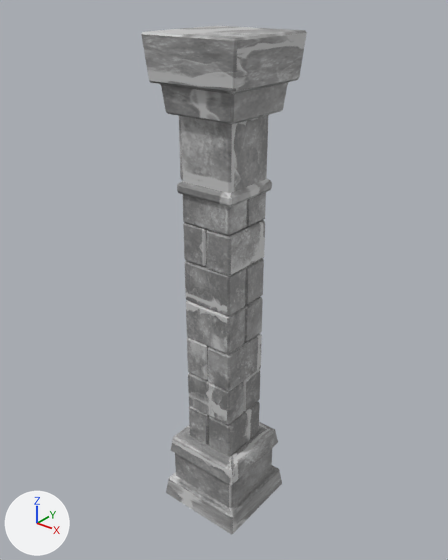
Before and after pictures for a commit that changed the FBX model Assets/Models/Architecture/SM_Church_Pillar.fbx.
The view is the same before and after, from a 50 mm lens placed at (5.59, -6.93, 8.66), pointed at (-0.03, 0.1, 4.31). Every picture has the same lights, and +X, +Y and +Z are marked at lower left. The picture after the commit comes second.

Before the edit, the objects in view are built like this:
```python
me_cube_040 = bpy.data.meshes.new('Cube.040')
me_cube_040.from_pydata(...)  # 612 vertices, 665 faces; spans x -0.73..0.86, y -0.8..0.79, z 0.0..8.04
me_cube_040.materials.append(mat_mi_wall)  # picture img_t_groundtiles_r_png
ob_sm_pillar = bpy.data.objects.new('SM_Pillar', me_cube_040)
ob_sm_pillar.location = (0.0, 0.0, 0.0)
```
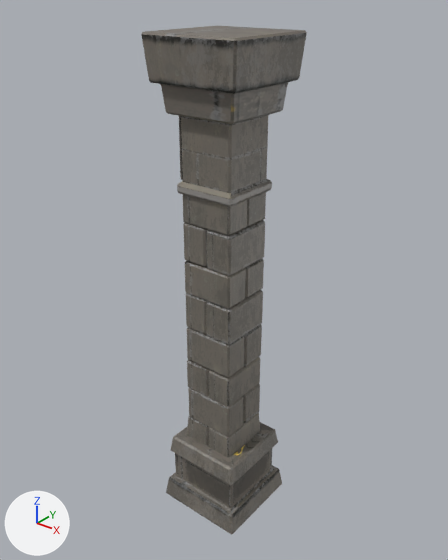
The newer file is also turned or shifted as a whole; pictures and numbers use the older file's frame.

Patch to the scene script:
```diff
--- a/Assets/Models/Architecture/SM_Church_Pillar.fbx.py
+++ b/Assets/Models/Architecture/SM_Church_Pillar.fbx.py
@@ mat_t_trim_tileable @@
+mat_t_trim_tileable = principled_material('T_Trim_Tileable')
+mat_t_trim_tileable.texture = img_t_trim_tileable_basemap_png
@@ me_cube_040 @@
-me_cube_040.from_pydata(...)  # 612 vertices, 665 faces; spans x -0.73..0.86, y -0.8..0.79, z 0.0..8.04
+me_cube_040.from_pydata(...)  # 696 vertices, 753 faces; spans x -0.73..0.86, y -0.8..0.79, z 0.0..8.04
+# me_cube_040 part 1: the loose piece of 24 vertices spanning x -0.41..0.49, y -0.45..-0.01, z 4.04..4.73 is scaled about its middle by (1, 1, 0.792), then moved by (0.0, 0.0, 0.06), in mat_t_trim_tileable (picture img_t_trim_tileable_basemap_png)
+# me_cube_040 part 2: the loose piece of 24 vertices spanning x -0.41..0.03, y -0.45..0.45, z 2.67..3.36 is scaled about its middle by (1, 1, 0.899), then moved by (0.0, 0.0, 0.85), in mat_t_trim_tileable (picture img_t_trim_tileable_basemap_png)
+# me_cube_040 part 3: the loose piece of 24 vertices spanning x 0.04..0.51, y -0.45..0.45, z 2.65..3.34 is scaled about its middle by (0.934, 1, 0.789), then moved by (0.0, 0.0, -0.38), in mat_t_trim_tileable (picture img_t_trim_tileable_basemap_png)
+# me_cube_040 part 4: the loose piece of 24 vertices spanning x -0.41..0.49, y -0.45..-0.01, z 1.97..2.66 is scaled about its middle by (1, 1.07, 0.903), then moved by (0.0, 0.46, -0.29), in mat_t_trim_tileable (picture img_t_trim_tileable_basemap_png)
+# me_cube_040 part 5: the loose piece of 24 vertices spanning x -0.41..0.49, y -0.45..-0.01, z 3.35..4.04 is scaled about its middle by (1, 1, 0.903), then moved by (0.0, 0.0, -1.66), in mat_t_trim_tileable (picture img_t_trim_tileable_basemap_png)
+# me_cube_040 part 6: the loose piece of 24 vertices spanning x -0.41..0.49, y -0.45..-0.01, z 3.35..4.04 is copied, and the copy is scaled about its middle by (1, 1, 0.903), then moved by (0.0, 0.0, -0.47), in mat_t_trim_tileable (picture img_t_trim_tileable_basemap_png); it spans x -0.41..0.49, y -0.45..-0.01, z 2.91..3.54
+# me_cube_040 part 7: the loose piece of 24 vertices spanning x -0.41..0.49, y -0.45..-0.01, z 3.35..4.04 is copied, and the copy is scaled about its middle by (-1, -1.07, 0.903), then moved by (0.0, 0.46, -0.49), in mat_t_trim_tileable (picture img_t_trim_tileable_basemap_png); it spans x -0.41..0.49, y 0.0..0.47, z 2.9..3.52
+# me_cube_040 part 8: the loose piece of 24 vertices spanning x -0.41..0.03, y -0.45..0.45, z 1.29..1.98 is rebuilt with 42 vertices and now spans x -0.46..0.05, y -0.48..0.49, z 1.2..1.74, in mat_t_trim_tileable (picture img_t_trim_tileable_basemap_png)
+# me_cube_040 part 9: a new loose piece of 42 vertices spanning x 0.06..0.53, y -0.48..0.49, z 1.2..1.74, in mat_t_trim_tileable (picture img_t_trim_tileable_basemap_png)
+# me_cube_040 part 10: a new loose piece of 24 vertices spanning x 0.02..0.51, y -0.45..0.45, z 3.53..4.16, in mat_t_trim_tileable (picture img_t_trim_tileable_basemap_png)
+# me_cube_040 part 11: a new loose piece of 24 vertices spanning x -0.42..0.05, y -0.45..0.45, z 2.34..2.9, in mat_t_trim_tileable (picture img_t_trim_tileable_basemap_png)
+# me_cube_040 part 12: the loose piece of 24 vertices spanning x -0.41..0.49, y 0.0..0.47, z 1.97..2.66 is deleted
+# me_cube_040 part 13: the loose piece of 24 vertices spanning x -0.41..0.49, y 0.0..0.47, z 3.35..4.04 is deleted
+# me_cube_040 part 14: 32 vertices moved from x -0.41..0.49, y -0.45..0.47, z 4.04..5.85 to x -0.41..0.49, y -0.45..0.47, z 4.17..5.85; 10 vertices removed from x -0.41..0.49, y -0.04..-0.01, z 5.35..5.85; 10 vertices added at x -0.41..0.49, y -0.03..0.0, z 5.35..5.85
+# me_cube_040 part 15: 2 vertices moved within x 0.48..0.51, y 0.42..0.45, z 1.3; 24 vertices removed from x 0.04..0.51, y -0.45..0.45, z 1.27..1.96
+# me_cube_040 part 16: 326 kept faces spanning x -0.73..0.86, y -0.8..0.79, z 0.03..8.01 get new texture (UV) coordinates
+# me_cube_040 part 17: 401 faces spanning x -0.73..0.86, y -0.8..0.79, z 0.0..8.04 switch from mat_mi_wall (picture img_t_groundtiles_r_png) to mat_t_trim_tileable (picture img_t_trim_tileable_basemap_png)
```

What differs and where, as boxes (x1, y1, x2, y2) in the pictures (448 x 560 px; the box of a moved part takes in the faces that stretch with it):
part 1 of me_cube_040, moved or reshaped
    before: (185, 261, 246, 316)
    after: (185, 261, 246, 309)
part 2 of me_cube_040, moved or reshaped
    before: (187, 337, 209, 380)
    after: (186, 293, 208, 334)
part 3 of me_cube_040, moved or reshaped
    before: (208, 334, 262, 391)
    after: (209, 357, 260, 407)
part 4 of me_cube_040, moved or reshaped
    before: (188, 372, 244, 425)
    after: (243, 383, 260, 423)
part 5 of me_cube_040, moved or reshaped
    before: (186, 300, 245, 355)
    after: (188, 388, 243, 436)
part 6 of me_cube_040, added
    after: (187, 327, 244, 378)
part 7 of me_cube_040, added
    after: (244, 324, 262, 366)
part 8 of me_cube_040, rebuilt
    before: (189, 405, 210, 445)
    after: (187, 416, 209, 445)
part 9 of me_cube_040, added
    after: (209, 412, 260, 457)
part 10 of me_cube_040, added
    after: (206, 290, 263, 345)
part 11 of me_cube_040, added
    after: (187, 360, 210, 396)
part 12 of me_cube_040, deleted
    before: (243, 369, 260, 411)
part 13 of me_cube_040, deleted
    before: (244, 297, 263, 343)
part 14 of me_cube_040, moved or reshaped
    before: (206, 200, 264, 305)
    after: (207, 199, 264, 298)
part 15 of me_cube_040, reshaped
    before: (209, 401, 261, 457)
    after: (231, 429, 261, 457)
part 16 of me_cube_040, surface changed (darker)
    both: (141, 33, 307, 534)
part 17 of me_cube_040, recoloured (darker)
    both: (141, 26, 307, 534)
